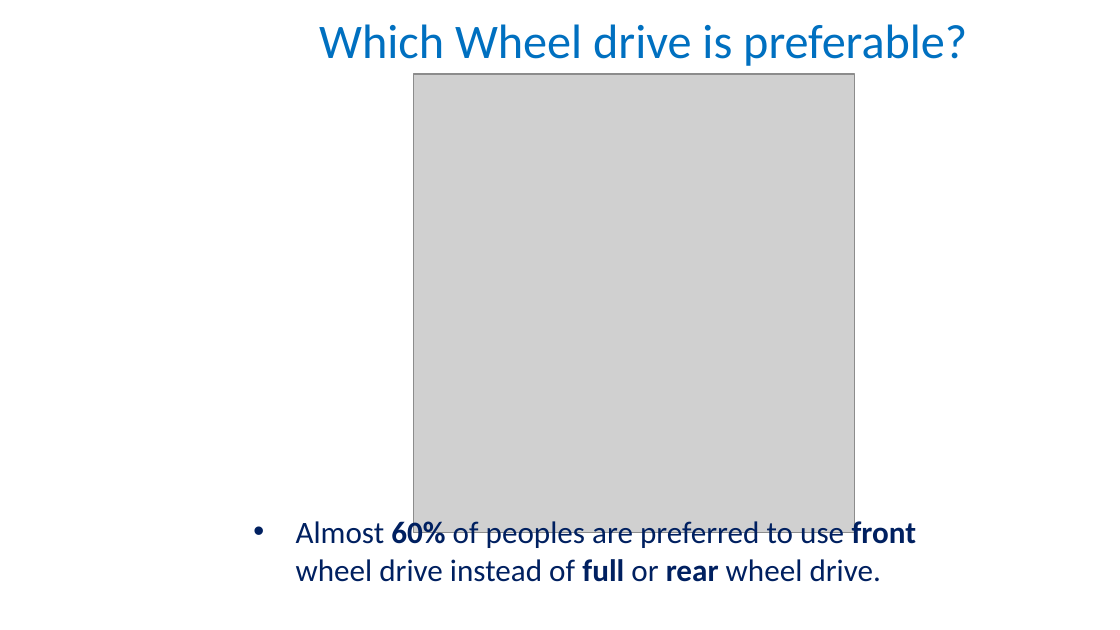
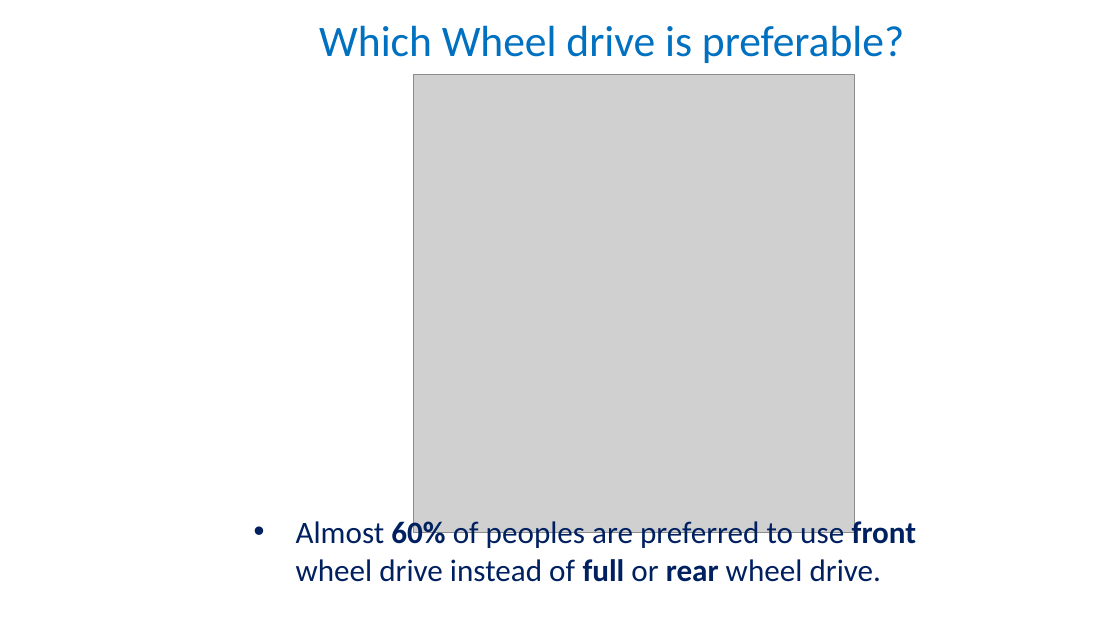
Before and after one commit to harshalkvibhandik/DataScienceProjects, a slide deck: slide 9 of Accredian/CDF_Project/EDA_1/Presentation_on_Used_Cars_Dataset_EDA.pptx. Drawn at 1120x630 pixels with LibreOffice and Linux fonts; fonts in the diff are those of the drawing; grey boxes stand for pictures; background and template pictures are left out. Boxes give left, top, right and bottom in pixels: in the first picture for what was removed or moved away, otherwise in the second. Text is boxed around its words. In the diff, an @@ line names an element or a change of style, - is before the commit and + after.

```diff
--- a/Accredian/CDF_Project/EDA_1/Presentation_on_Used_Cars_Dataset_EDA.pptx
+++ b/Accredian/CDF_Project/EDA_1/Presentation_on_Used_Cars_Dataset_EDA.pptx
@@ title "Which Wheel drive is preferable?" at <box>319,25,904,63</box>: size 31 to 28 pt @@
```
Also in this commit, not shown: 10 other slides changed.
